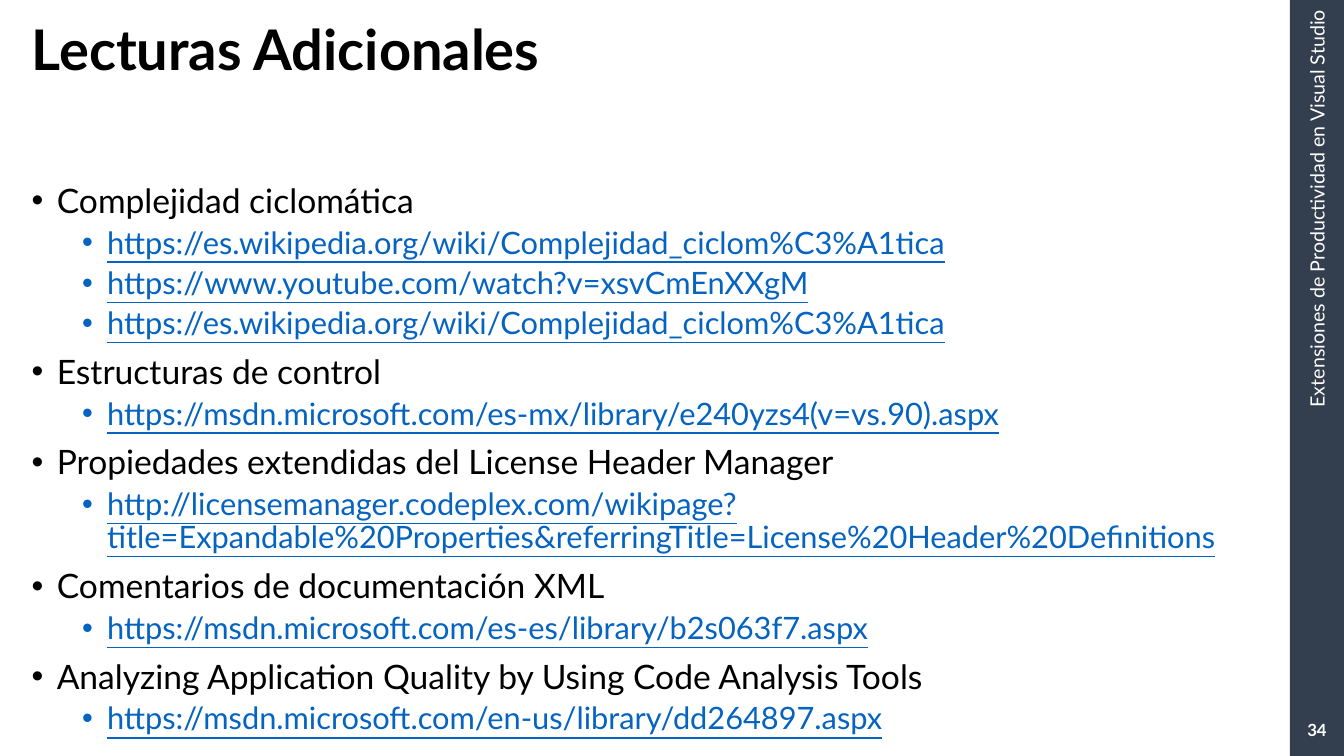
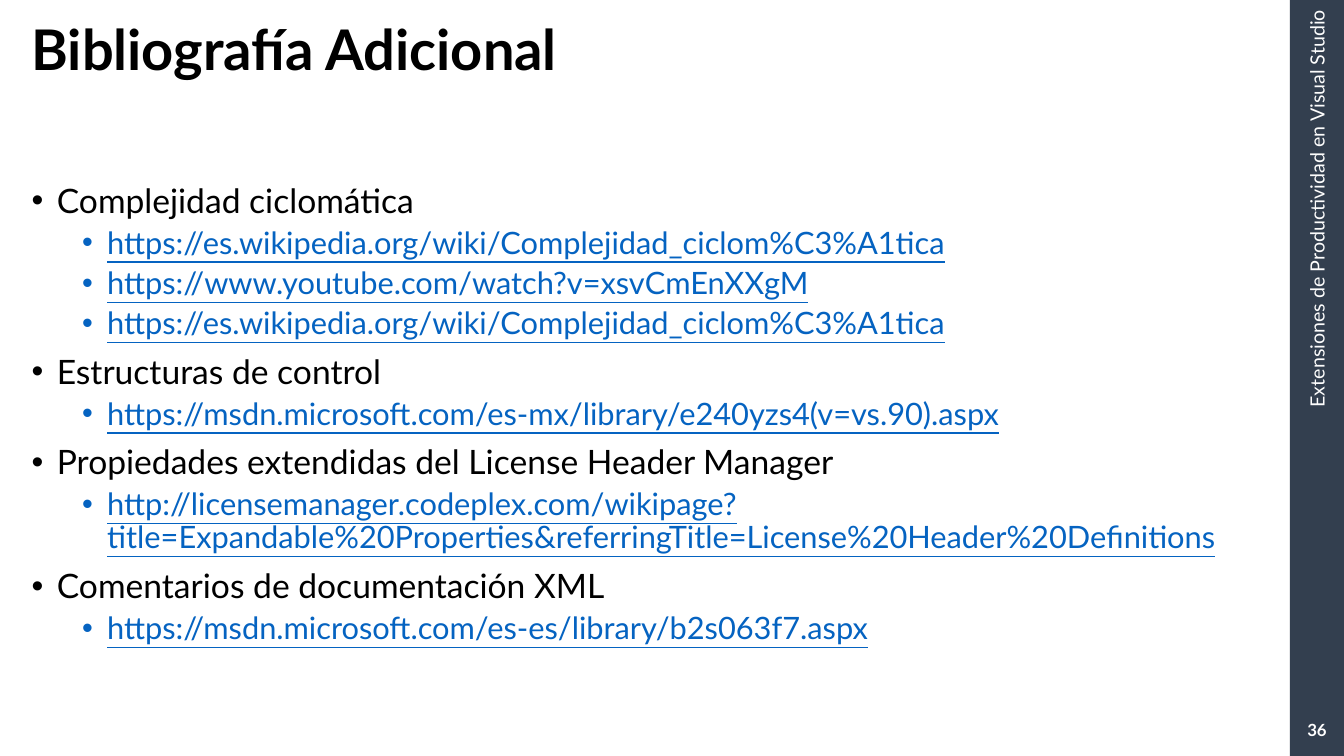
Before and after one commit to RGDotnet/Capacitacion, a slide deck: slide 36 of CapacitacionArmagedon/Diapositivas/Extensiones de productividad en visual studio.pptx (slide 34 before the commit). Drawn at 1344x756 pixels with LibreOffice and Linux fonts; fonts in the diff are those of the drawing; background and template pictures are left out. Boxes give left, top, right and bottom in pixels: in the first picture for what was removed or moved away, otherwise in the second. Text is boxed around its words. In the diff, an @@ line names an element or a change of style, - is before the commit and + after.

```diff
--- a/CapacitacionArmagedon/Diapositivas/Extensiones de productividad en visual studio.pptx
+++ b/CapacitacionArmagedon/Diapositivas/Extensiones de productividad en visual studio.pptx
@@ title at box(32, 28, 556, 80): text changed @@
-Lecturas Adicionales
+Bibliografía Adicional
@@ text at box(57, 664, 922, 735): paragraphs removed @@
-• Analyzing Application Quality by Using Code Analysis Tools
-  • https://msdn.microsoft.com/en-us/library/dd264897.aspx
@@ page number at box(1307, 723, 1326, 736): text changed @@
-34
+36
```
Also in this commit, not shown: 6 other slides changed, 2 slides added, 3 slides removed.
